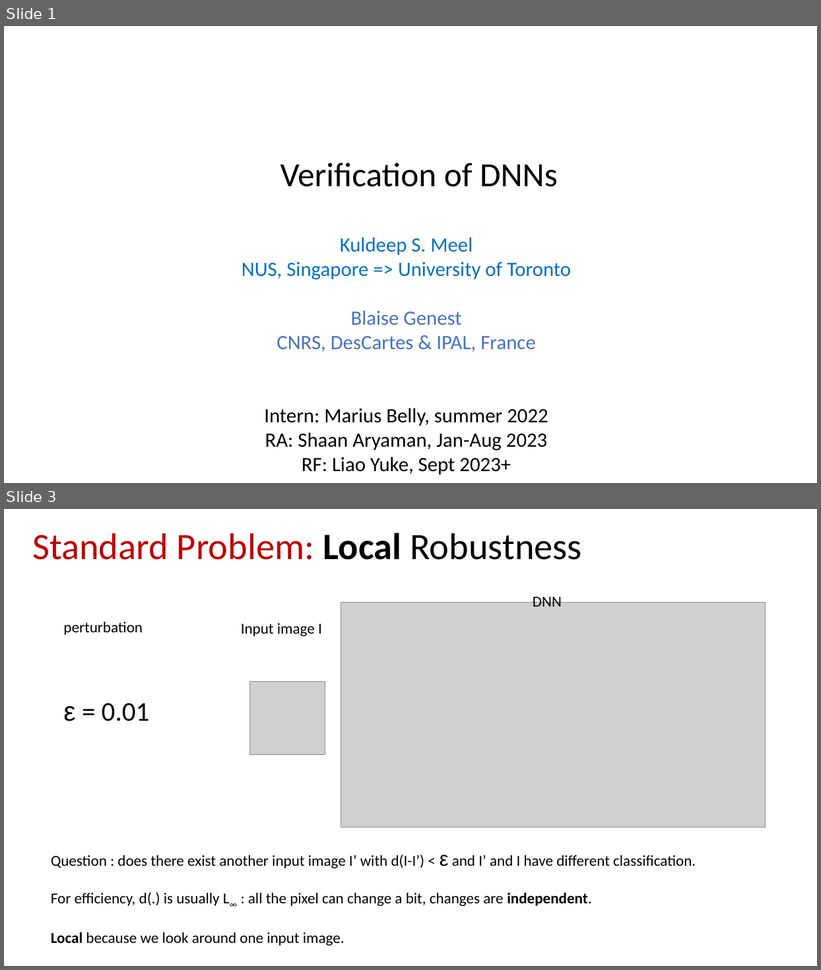
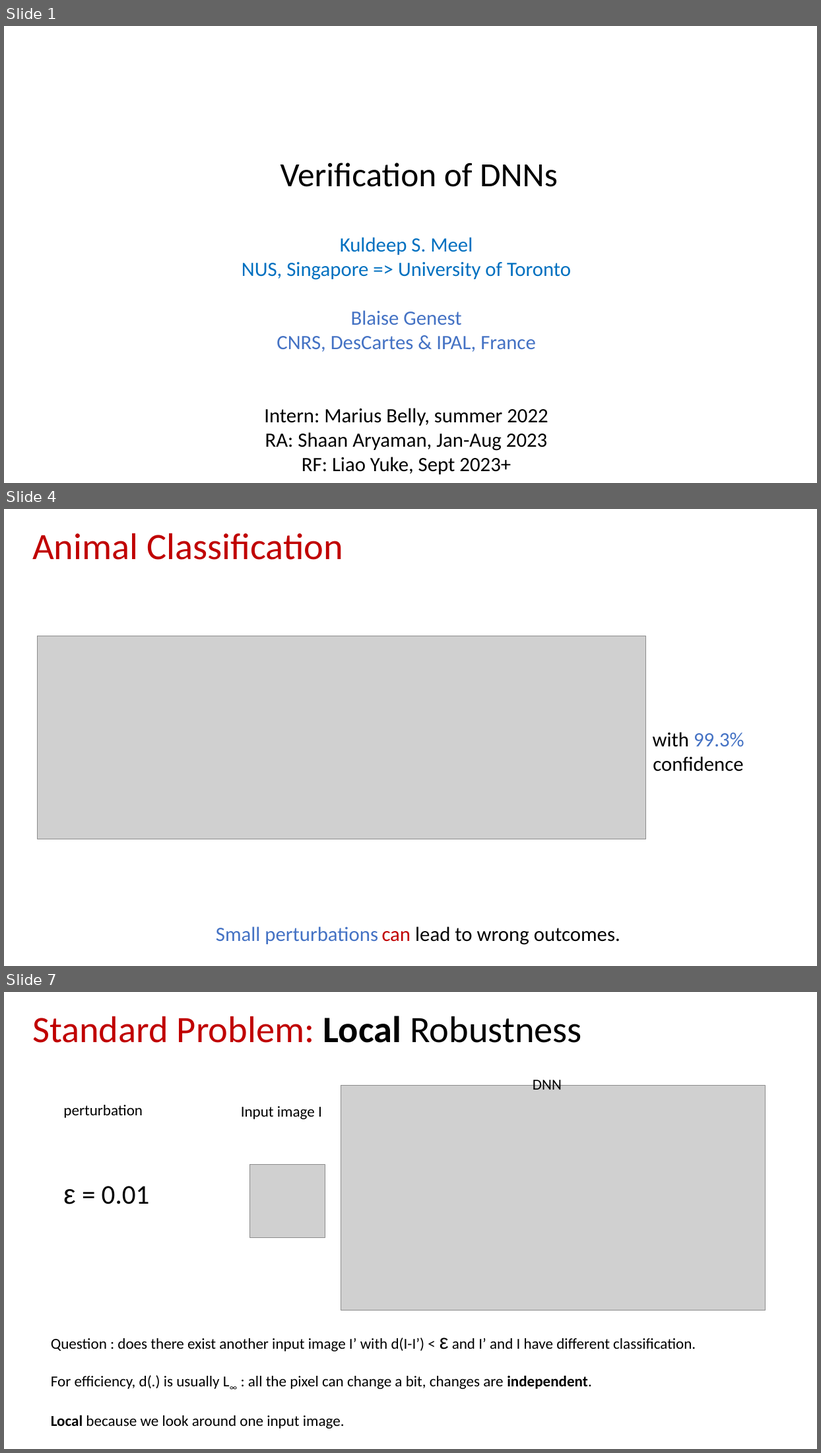
Before and after one commit to blaisegenest/vericompensate, a slide deck: lipschitz/Liptscitz.pptx. Shown one above the other, each under a label of ours: slides 1 and 3 before the commit, slides 1, 4 and 7 after it; the slides between them are not shown. The pictures are 821x970 and 821x1453 pixels, drawn with LibreOffice and Linux fonts; fonts in the diff are those of the drawing; grey boxes stand for pictures. Boxes give left, top, right and bottom in pixels: in the first picture for what was removed or moved away, otherwise in the second. Text is boxed around its words. In the diff, an @@ line names an element or a change of style, - is before the commit and + after.

```diff
--- a/lipschitz/Liptscitz.pptx
+++ b/lipschitz/Liptscitz.pptx
@@ slide 4 added at [4,509,817,966], background #FFFFFF @@
@@ title added at [32,533,343,560], 44 pt, text #C00000 @@
+Animal Classification
@@ picture added at [38,636,646,840] @@
@@ text added at [653,732,745,772], 24 pt, text #000000 @@
+with 99.3% confidence
@@ text added at [216,927,620,945], 24 pt, text #000000 @@
+Small perturbations can lead to wrong outcomes.
@@ what was slide 3 is now slide 7 @@
```
Also in this commit, not shown: 12 slides changed, 5 other slides added, 2 other files.
